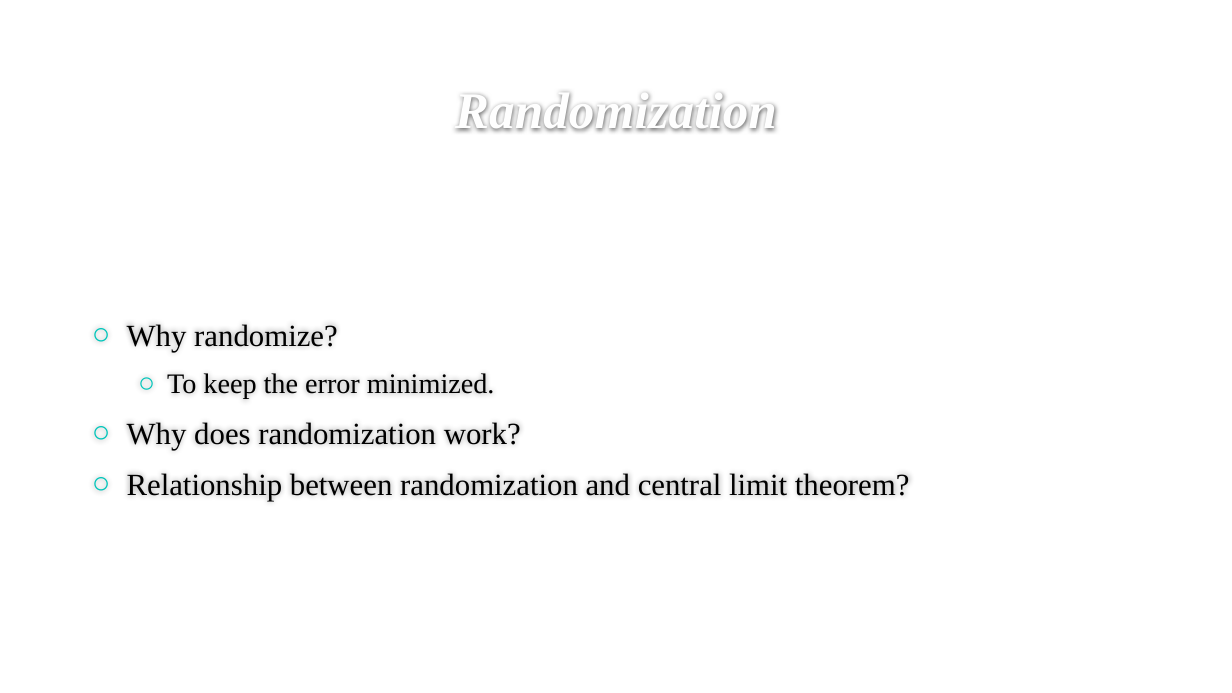
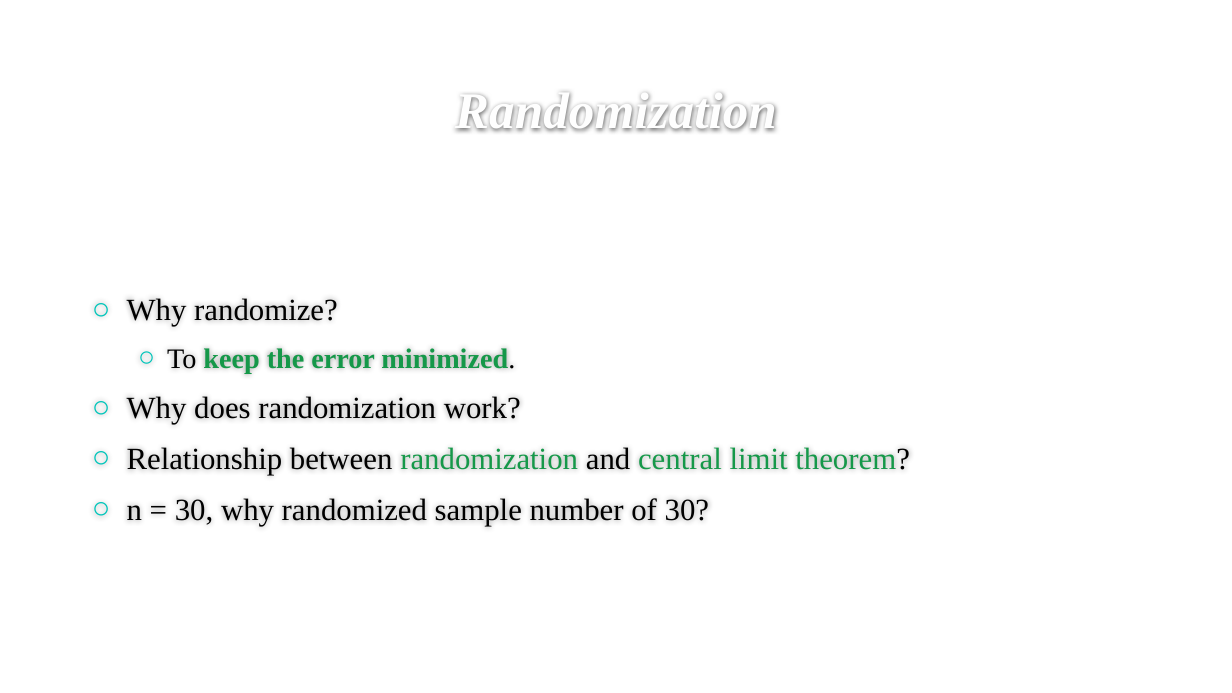
Before and after one commit to melhzy/data_analytics, a slide deck: slide 18 of Week1_Simple_Effect/Week 1 Simple effect.pptx. Drawn at 1232x693 pixels with LibreOffice and Linux fonts; fonts in the diff are those of the drawing; background and template pictures are left out. Boxes give left, top, right and bottom in pixels: in the first picture for what was removed or moved away, otherwise in the second. Text is boxed around its words. In the diff, an @@ line names an element or a change of style, - is before the commit and + after.

```diff
--- a/Week1_Simple_Effect/Week 1 Simple effect.pptx
+++ b/Week1_Simple_Effect/Week 1 Simple effect.pptx
@@ text at (127,348,910,475): text colour #000000 to #159849 in "keep the error minimized.", "randomization central limit theorem?"; bold on in "keep the error minimized." @@
@@ text at (127,498,709,526): paragraph added @@
+○ n = 30, why randomized sample number of 30?
```
Also in this commit, not shown: 13 other slides changed, 4 other files.
